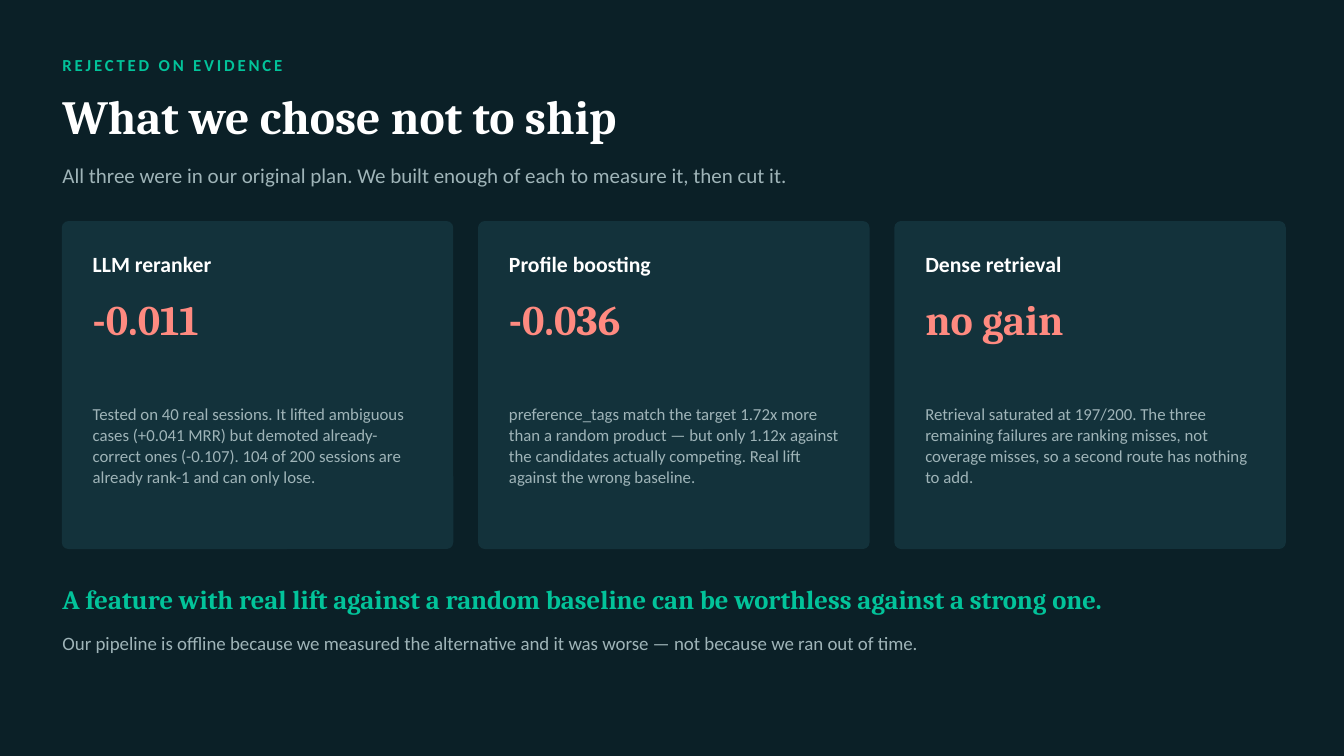
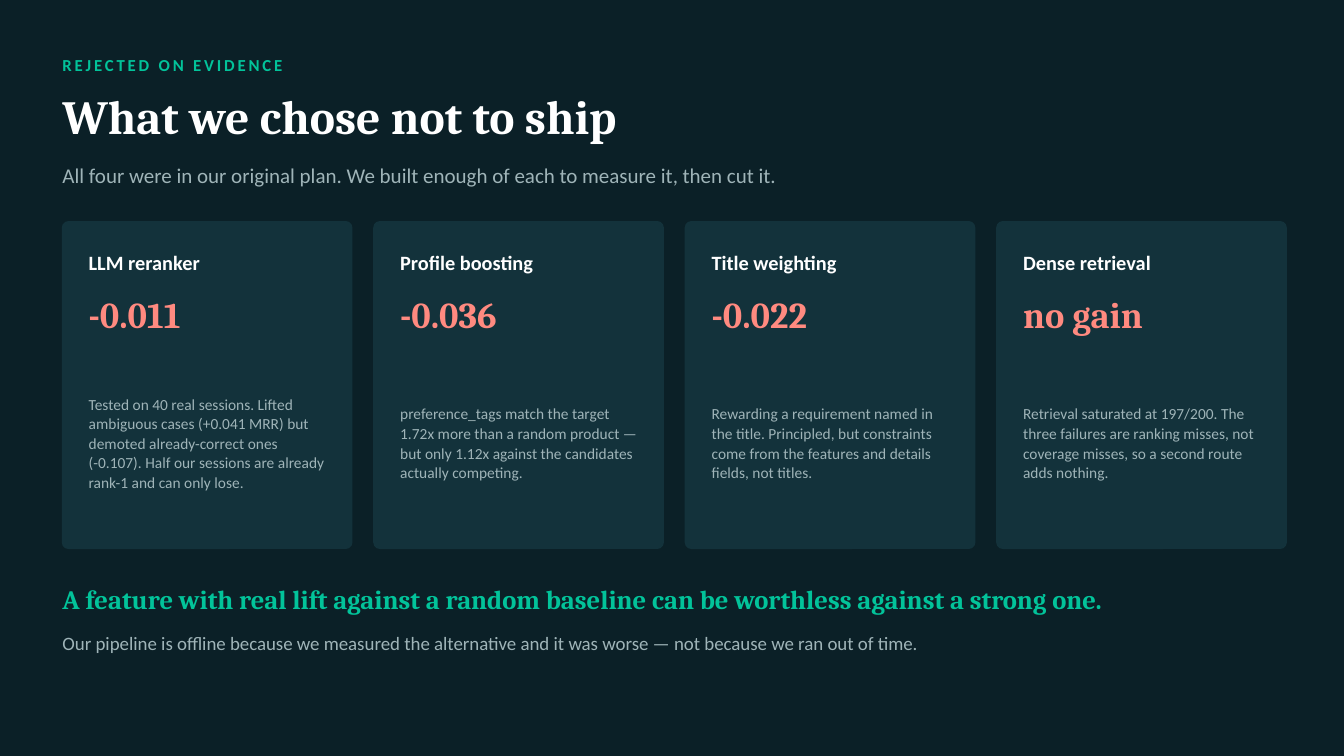
Before and after one commit to yongc0/nailong---TikTok-TechJam-2026, a slide deck: slide 8 of deck/nailong-shopping-copilot.pptx. Drawn at 1344x756 pixels with LibreOffice and Linux fonts; fonts in the diff are those of the drawing. Boxes give left, top, right and bottom in pixels: in the first picture for what was removed or moved away, otherwise in the second. Text is boxed around its words. In the diff, an @@ line names an element or a change of style, - is before the commit and + after.

Commit message:
Docs + deck: reflect only what actually shipped
TEAM_WORKFLOW.md: the role table still credited P3 with dense retrieval and
the LLM reranker — work we measured and deliberately never shipped, so the
file contradicted its own layout section. Replaced the P1-P4 split with four
work areas that describe what really got built (Dialogue, Retrieval &
ranking, Evaluation & experiments, Integration & submission), and added an
explicit warning not to credit anyone with retrieval_dense.py or
fusion_rerank.py, since a judge can see both raise NotImplementedError.

Deck: team-slide roles rewritten the same way; the rejections slide now
carries all four cuts (LLM rerank -0.011, profile boosting -0.036, title
weighting -0.022, dense retrieval no gain) rather than three; feasibility
slide updated to 24 tests and to mention the robustness hardening for the
800 unseen sessions.

Deck validated and re-rendered; the four-card rejections layout was checked
visually after the width change.

```diff
--- a/deck/nailong-shopping-copilot.pptx
+++ b/deck/nailong-shopping-copilot.pptx
@@ text at [62, 168, 776, 187]: text changed @@
-All three were in our original plan. We built enough of each to measure it, then cut it.
+All four were in our original plan. We built enough of each to measure it, then cut it.
@@ rounded rectangle: place and size @@
-rounded rectangle at [63, 222, 453, 548]
+rounded rectangle at [63, 222, 352, 548]
@@ proportions changed in 3 elements at [63, 222, 352, 548], [997, 222, 1287, 548], [374, 222, 663, 548] @@
@@ rounded rectangle: place and size @@
-rounded rectangle at [479, 222, 869, 548]
+rounded rectangle at [374, 222, 663, 548]
@@ rounded rectangle added at [686, 222, 975, 548], fill #13323B, outline #13323B 1 pt @@
@@ rounded rectangle: place and size @@
-rounded rectangle at [895, 222, 1286, 548]
+rounded rectangle at [997, 222, 1287, 548]
@@ size 15.5 to 14.5 pt in 3 elements at [89, 255, 200, 270], [1023, 255, 1151, 270], [400, 255, 533, 274] @@
@@ text "Profile boosting": place and size @@
-text "Profile boosting" at [509, 256, 651, 276]
+text "Profile boosting" at [400, 255, 533, 274]
@@ text added at [712, 255, 836, 274], 14.5 pt, text #FFFFFF, bold @@
+Title weighting
@@ text "Dense retrieval": place and size @@
-text "Dense retrieval" at [925, 256, 1062, 272]
+text "Dense retrieval" at [1023, 255, 1151, 270]
@@ size 30 to 26 pt in 3 elements at [89, 303, 181, 329], [1023, 303, 1143, 336], [400, 303, 497, 329] @@
@@ text "-0.036": place and size @@
-text "-0.036" at [509, 306, 620, 336]
+text "-0.036" at [400, 303, 497, 329]
@@ text "no gain": place and size @@
-text "no gain" at [925, 306, 1063, 345]
+text "no gain" at [1023, 303, 1143, 336]
@@ text added at [712, 303, 807, 329], 26 pt, text #FF8A80, bold @@
+-0.022
@@ text at [89, 399, 324, 491]: text changed; size 12 to 11 pt @@
-Tested on 40 real sessions. It lifted ambiguous cases (+0.041 MRR) but demoted already-correct ones (-0.107). 104 of 200 sessions are already rank-1 and can only lose.
+Tested on 40 real sessions. Lifted ambiguous cases (+0.041 MRR) but demoted already-correct ones (-0.107). Half our sessions are already rank-1 and can only lose.
@@ text at [400, 408, 633, 481]: text changed; size 12 to 11 pt @@
-preference_tags match the target 1.72x more than a random product — but only 1.12x against the candidates actually competing. Real lift against the wrong baseline.
+preference_tags match the target 1.72x more than a random product — but only 1.12x against the candidates actually competing.
@@ text added at [712, 408, 933, 480], 11 pt, text #9FB4B8 @@
+Rewarding a requirement named in the title. Principled, but constraints come from the features and details fields, not titles.
@@ text at [1023, 408, 1253, 481]: text changed; size 12 to 11 pt @@
-Retrieval saturated at 197/200. The three remaining failures are ranking misses, not coverage misses, so a second route has nothing to add.
+Retrieval saturated at 197/200. The three failures are ranking misses, not coverage misses, so a second route adds nothing.
```
Also in this commit, not shown: 3 other slides changed, 2 other files.
